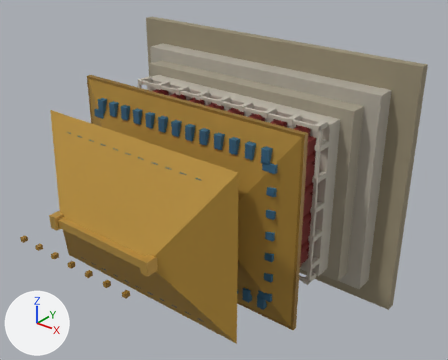
The glTF model public/models/forbidden-city.glb, before and after one commit.
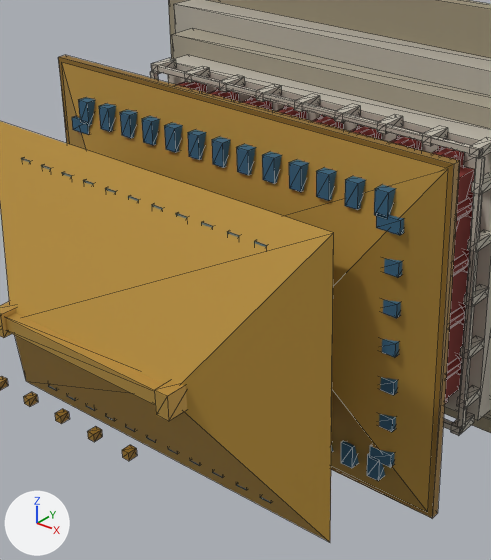
There are two pictures of each version: one whole from a camera (50 mm lens) standing at (1.4, -2.039, 1.064) and looking at (0.07, -0.376, 0.033), one close up on the part from 12% to 73% of the width and 12% to 98% of the height. Lighting does not change. The marker at lower left points along +X, +Y and +Z. The older version's two pictures come first. The close-ups show mesh edges as thin lines.

Objects in the first close-up: 'part-base', 'part-column', 'part-dougong', 'part-gold', 'part-rail', 'part-roof', 'part-roofShade', 'part-terrace', 'part-terraceShade', 'part-wall'.
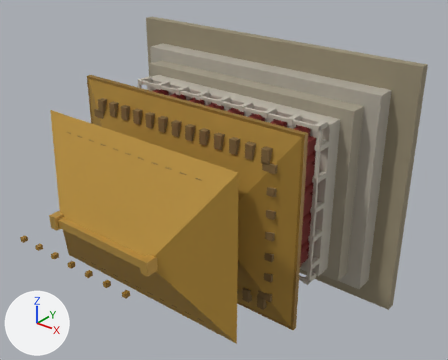
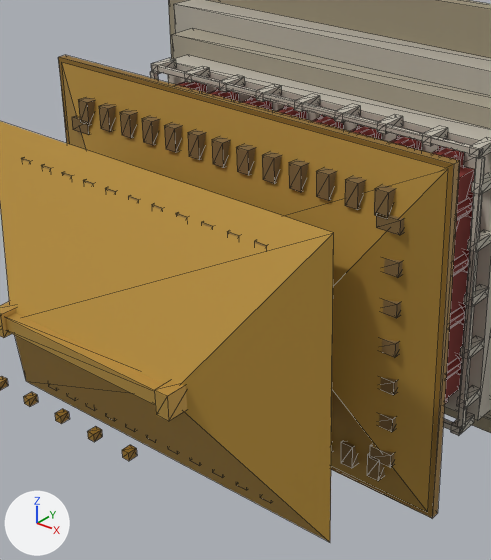
Pixel boxes (x1, y1, x2, y2) of what changed, in the close-ups (491 x 560 px):
'part-dougong', surface changed
    both: (21, 97, 404, 503)

Edits to the bpy script that builds the scene:
```text
Change mat_dougong:
    where n2 = _N.new('ShaderNodeMix'); n2.name = 'Mix'
    n2.inputs[7].default_value: (0.0395, 0.147, 0.254, 1.0) -> (0.254, 0.156, 0.0513, 1.0)  # 'B', blue #386b8a -> 'B', brown #8a6e40
```
